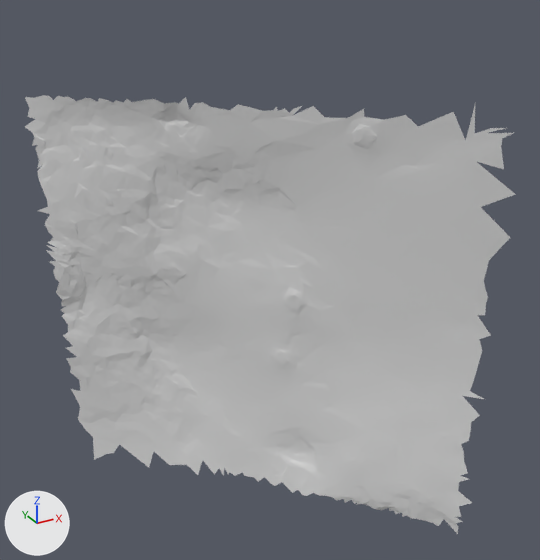
One commit to the glTF model moon small_tiles/tile_189.glb: the scene before it, then after it.
Both versions are drawn from a 50 mm camera at (17.98, 11.84, 6.5) aimed at (21.8, 18.78, 3.03). Every picture has the same lights, and +X, +Y and +Z are marked at lower left. The older version comes first. Vertices at exactly the same position are counted once.

Objects in the first picture: 't189'.
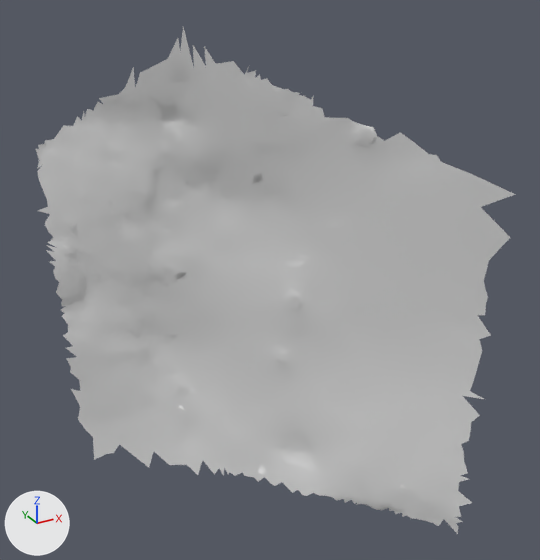
The change, as a list of edits to the scene's bpy script:
```text
Change me_t189:
    used by ob_t189; location = (0.0, 0.0, 0.0)
    remove me_t189.from_pydata(...)  # 2327 vertices, 4432 faces; spans x 19.64..23.52, y 16.72..20.88, z -0.17..5.24
    add me_t189.from_pydata(...)  # 2321 vertices, 4425 faces; spans x 19.67..23.52, y 16.72..20.88, z -0.17..5.83
    me_t189 part 1
    76 vertices are removed from x 19.64..23.22, y 16.73..20.69, z 4.45..5.24
    141 faces are deleted
    70 vertices are added at x 20.5..22.05, y 18.17..19.8, z 5.06..5.83
    134 new faces join them
```

Boxes [x1, y1, x2, y2] around the edits, measured in the pictures (540 x 560 px; the box of a moved part takes in the faces that stretch with it):
't189', reshaped (15% taller)
    before: [25, 95, 516, 534]
    after: [35, 27, 516, 534]
part 1 of me_t189, moved or reshaped
    before: [25, 95, 515, 194]
    after: [100, 27, 324, 116]
